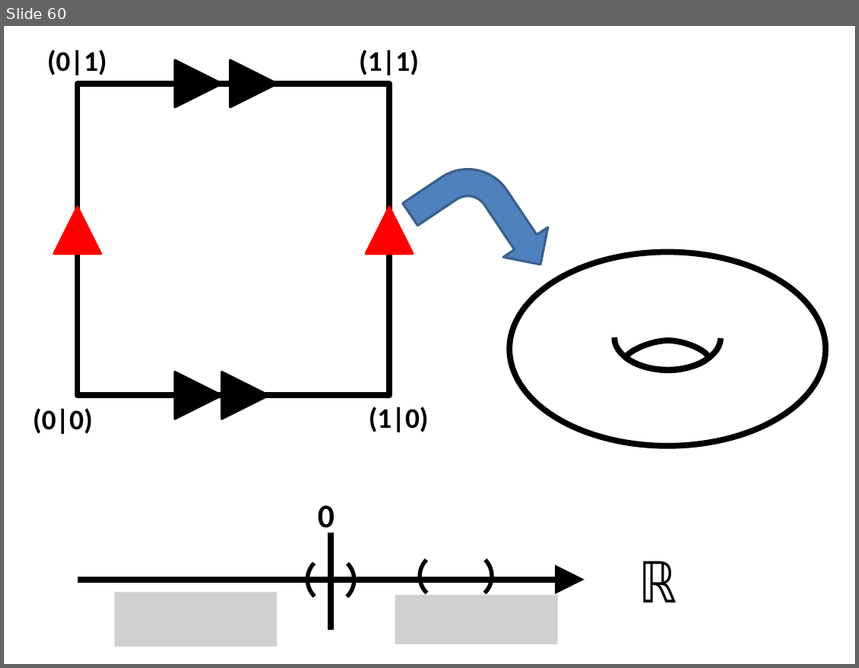
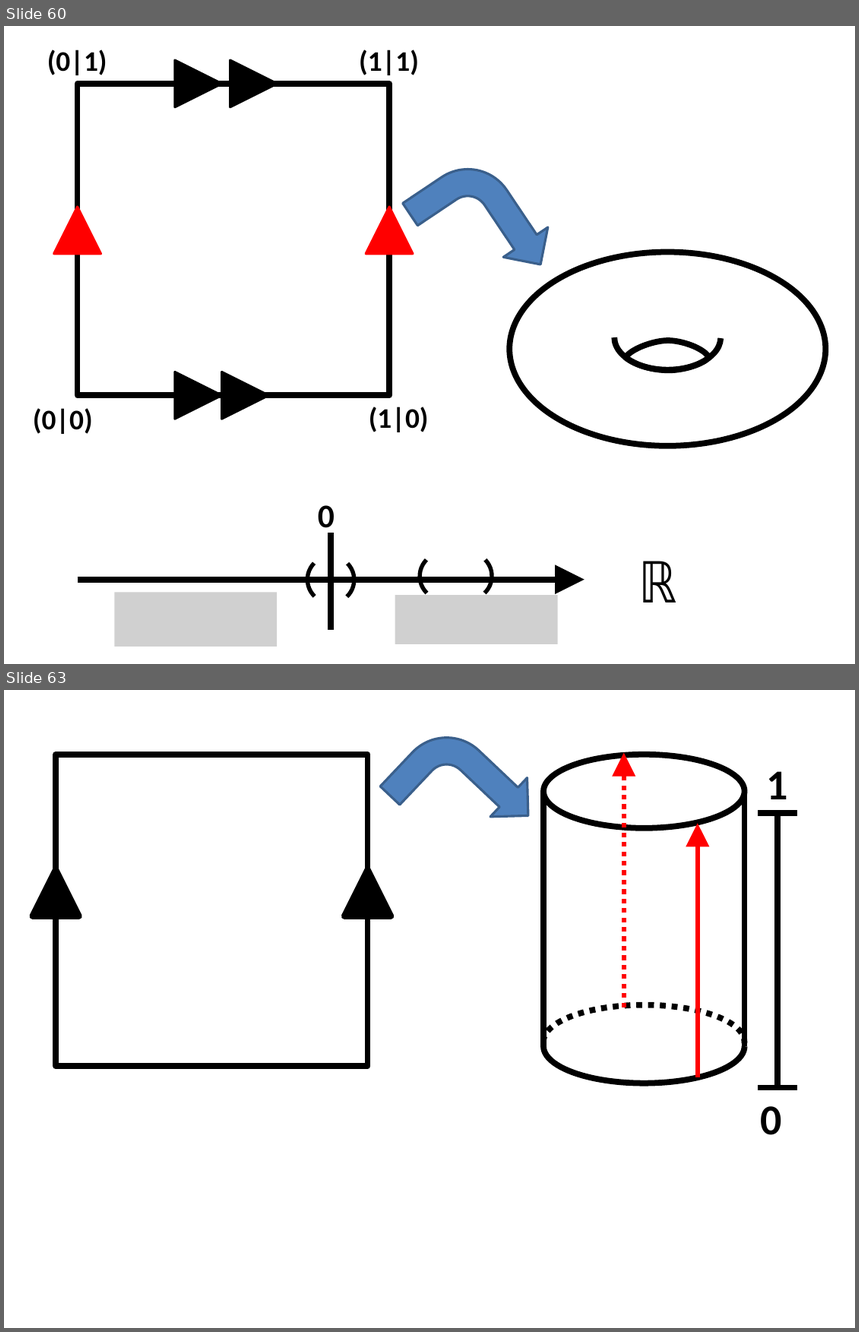
Before and after one commit to lutteropp/GeoTopo, a slide deck: images/Bilder.pptx. Shown one above the other, each under a label of ours: slide 60 before the commit, slides 60 and 63 after it; the slides between them are not shown. The pictures are 859x668 and 859x1332 pixels, drawn with LibreOffice and Linux fonts; fonts in the diff are those of the drawing; grey boxes stand for pictures. Boxes give left, top, right and bottom in pixels: in the first picture for what was removed or moved away, otherwise in the second. Text is boxed around its words. In the diff, an @@ line names an element or a change of style, - is before the commit and + after.

```diff
--- a/images/Bilder.pptx
+++ b/images/Bilder.pptx
@@ slide 63 added at bbox=[4, 690, 855, 1328], background #FFFFFF @@
@@ bent arrow added at bbox=[380, 708, 547, 874], fill #4F81BD, outline #3A5F8C 2 pt @@
@@ rectangle added at bbox=[56, 755, 367, 1066], outline #000000 5 pt @@
@@ arrow added from (623, 1008) to (623, 753), #FF0000 4 pt dashed @@
@@ text added at bbox=[766, 771, 788, 799], 36 pt, text #000000, bold @@
+1
@@ group added at bbox=[544, 755, 745, 1084]: 2 arc (boxed as its full ellipse)s, 2 lines, 1 ellipse @@
@@ arrow added from (698, 1078) to (698, 824), #FF0000 4 pt @@
@@ line added from (758, 812) to (797, 812), #000000 5 pt @@
@@ line added from (778, 1088) to (778, 812), #000000 5 pt @@
@@ triangle added at bbox=[32, 869, 79, 916], fill #000000, outline #000000 5 pt @@
@@ triangle added at bbox=[344, 869, 392, 916], fill #000000, outline #000000 5 pt @@
@@ line added from (758, 1087) to (797, 1087), #000000 5 pt @@
@@ text added at bbox=[760, 1106, 781, 1135], 36 pt, text #000000, bold @@
+0
```
Also in this commit, not shown: 1 slide changed, 3 other slides added, 28 other files.
